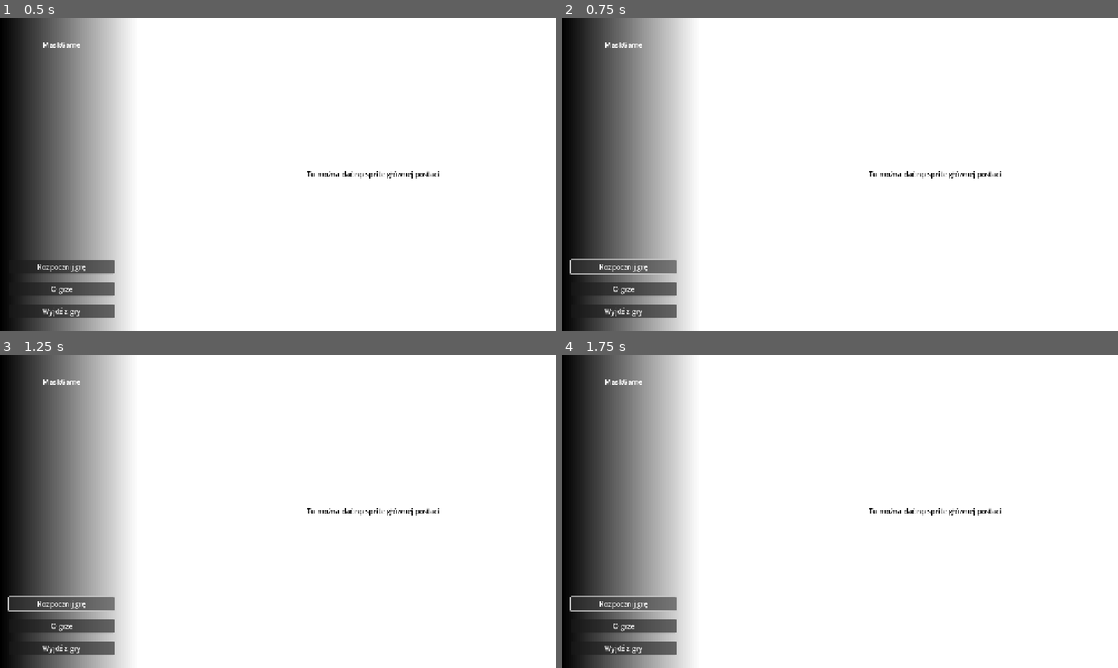
Above: before the commit, frames 1-4 (two rows, left to right).
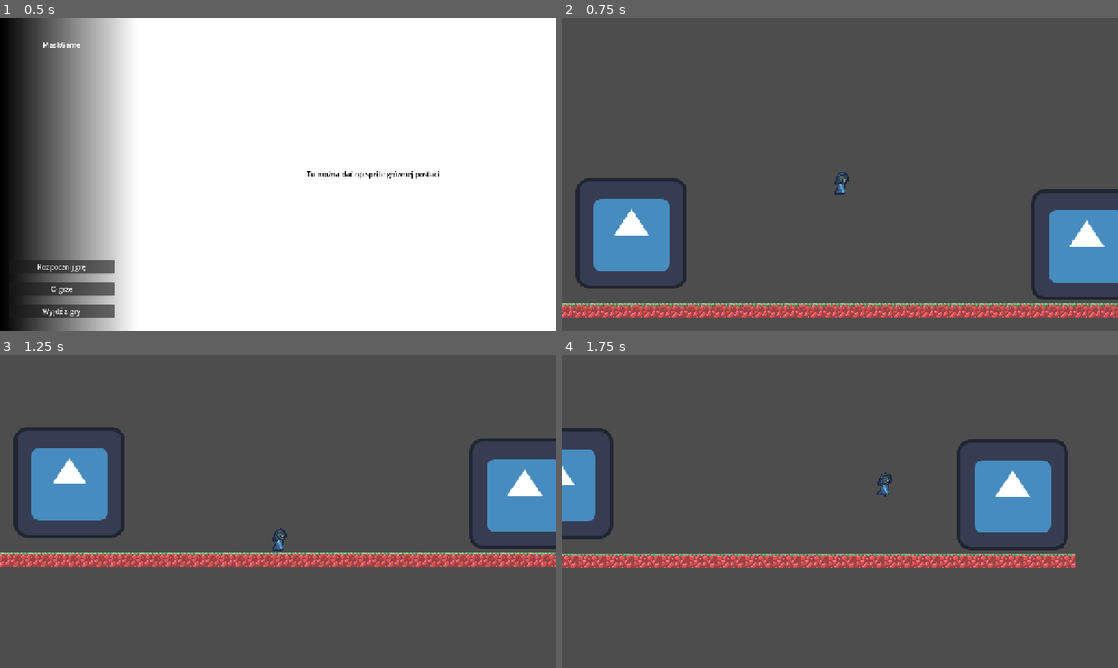
Above: after the commit, the same moments.

Repository: Viikuu/MaskGame
Game: Godot game, scene res://scenes/ui/main_menu.tscn
Two runs of this game, one before a commit and one after it. Both use one fixed random seed, a clock stepped at 60 frames per second and the inputs below. This scene is started directly instead of the project's main scene. The engine's default icon, where the game draws it, is replaced by a stand-in: a white triangle on a blue panel in a dark square.
Inputs:
- Up to frame 1 (0.5 s): no input
- Up to frame 2 (0.75 s): click "Rozpocznij grę" at 0.5 s
- Up to frame 3 (1.25 s): no input
- Up to frame 4 (1.75 s): tap Enter (interact) at 1.25, 1.35 s; hold Right (move_right) from 1.28 s (still down); tap Space (jump) at 1.52 s

Frame 1 is identical in both runs. In frame 2, 96% of the frame differs, in the area x 0-100%, y 0-100%; in frame 3, 96%; in frame 4, 95%.

Commit message:
Update game's main scene path in MainMenu

Diff:
--- a/scripts/ui/main_menu.gd
+++ b/scripts/ui/main_menu.gd
@@ -5,7 +5,7 @@
 
 
 func _on_start_game_pressed() -> void:
-	get_tree().change_scene_to_file("res://main.tscn")
+	get_tree().change_scene_to_file("res://scenes/main.tscn")
 
 
 func _on_about_pressed() -> void:
